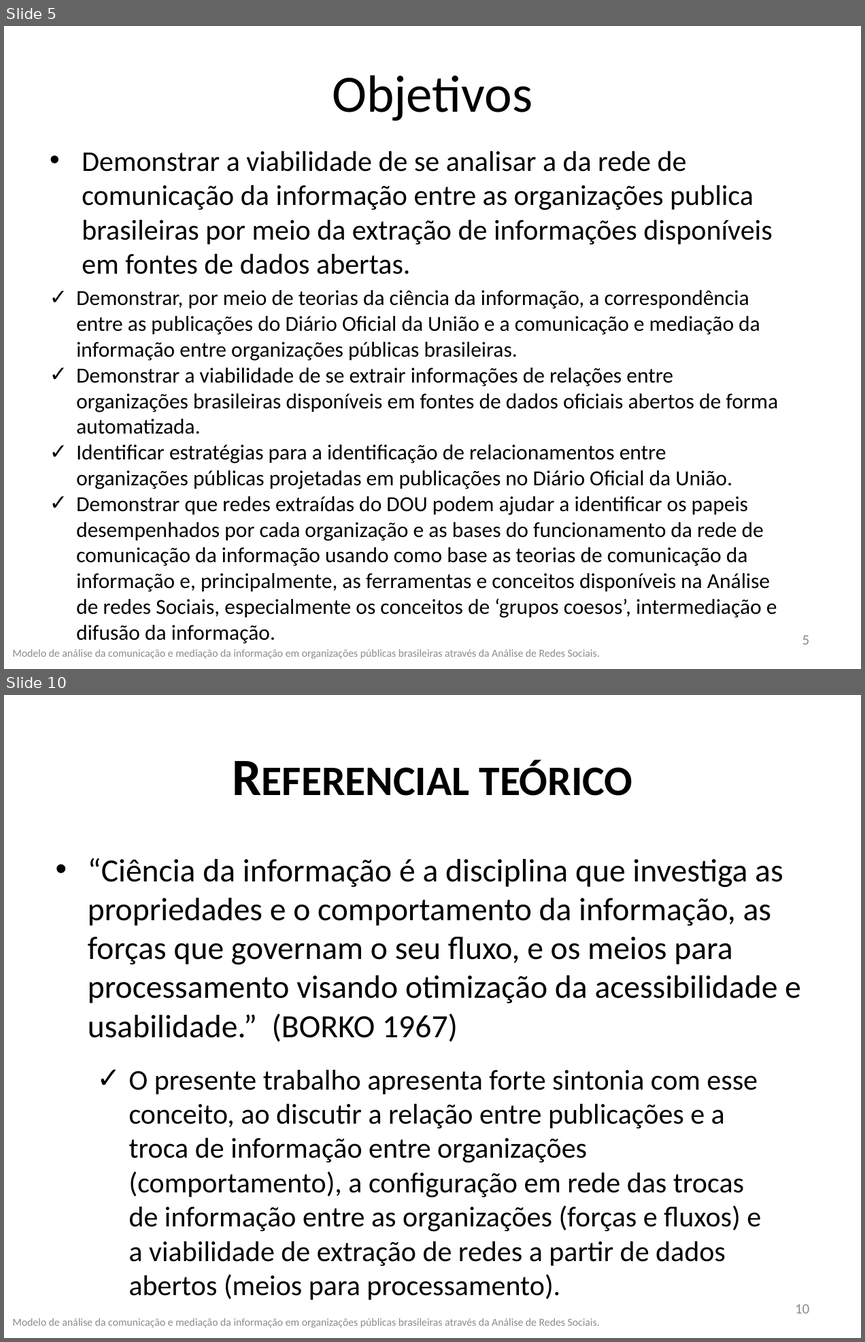
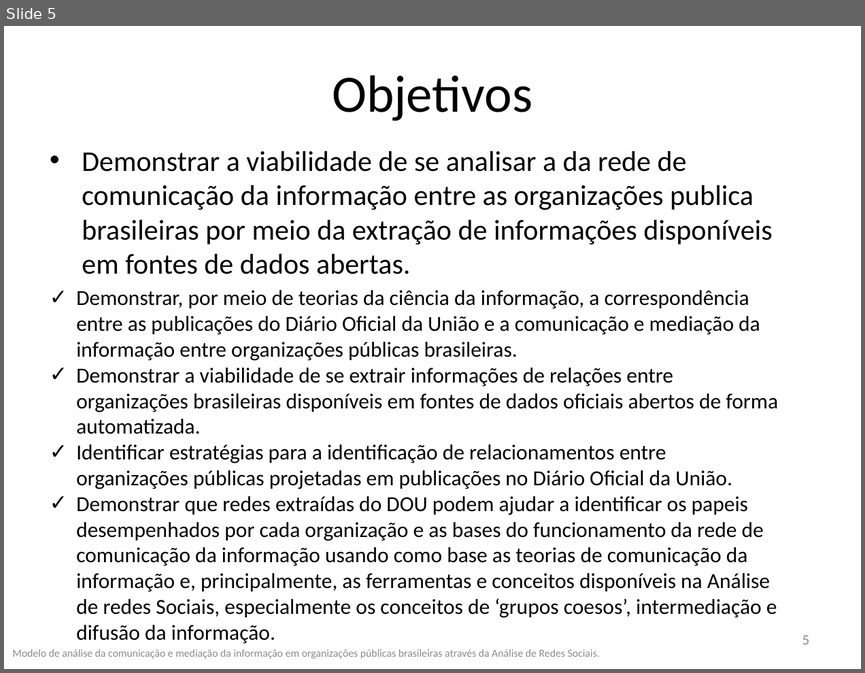
Before and after one commit to frubbs/analisador-dou, a slide deck: Dissertacao/Apresentação1.pptx. Shown one above the other, each under a label of ours: slides 5 and 10 before the commit, slide 5 after it; the slides between them are not shown. The pictures are 865x1342 and 865x673 pixels, drawn with LibreOffice and Linux fonts; fonts in the diff are those of the drawing. Boxes give left, top, right and bottom in pixels: in the first picture for what was removed or moved away, otherwise in the second. Text is boxed around its words. In the diff, an @@ line names an element or a change of style, - is before the commit and + after.

```diff
--- a/Dissertacao/Apresentação1.pptx
+++ b/Dissertacao/Apresentação1.pptx
@@ slide 10 removed at [4, 695, 861, 1338], background #FFFFFF @@
@@ title removed at [479, 760, 633, 796] @@
-Referencial teórico
@@ text removed at [88, 858, 801, 1042] @@
-• “Ciência da informação é a disciplina que investiga as propriedades e o comportamento da informação, as forças que governam o seu fluxo, e os meios para processamento visando otimização da acessibilidade e usabilidade.” (BORKO 1967)
@@ text removed at [129, 1069, 761, 1300] @@
-✓ O presente trabalho apresenta forte sintonia com esse conceito, ao discutir a relação entre publicações e a troca de informação entre organizações (comportamento), a configuração em rede das trocas de informação entre as organizações (forças e fluxos) e a viabilidade de extração de redes a partir de dados abertos (meios para processamento).
@@ page number removed at [795, 1304, 809, 1313] @@
-10
@@ text removed at [13, 1318, 600, 1327] @@
-Modelo de análise da comunicação e mediação da informação em organizações públicas brasileiras através da Análise de Redes Sociais.
```
Also in this commit, not shown: 6 slides changed, 1 slide added, 3 other slides removed.
